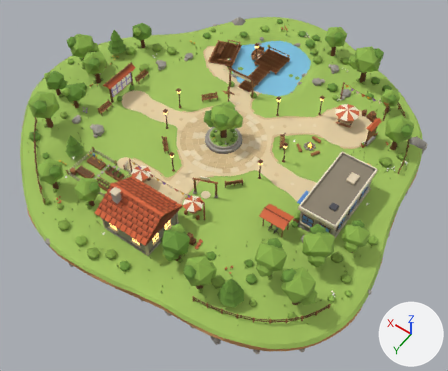
An edit to the glTF model public/playground/island.glb, drawn before and after from the same camera.
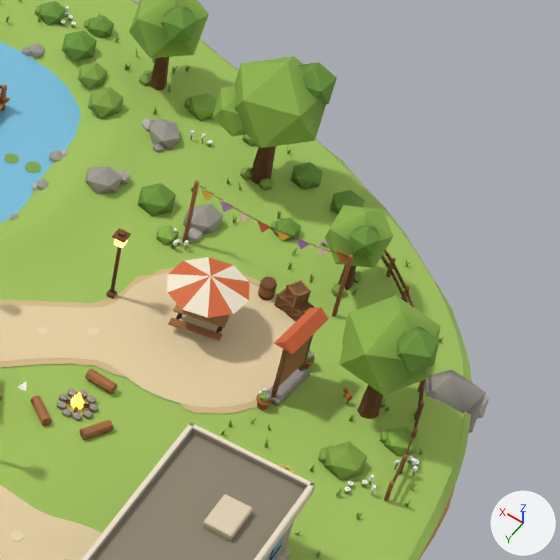
The first picture shows the older version from a camera (50 mm lens) standing at (-29.8, 41.7, 56.5) and looking at (-1.7, 2.3, -5.4). The close-ups show the older and then the newer version on the part from 64% to 100% of the width and 8% to 51% of the height of that picture. Only the edits that show in the close-ups are written down. Arrows for +X, +Y and +Z are at lower right; the lights stay in place. Where no turn or scale is listed for an object, it has been applied to the vertices.

The first close-up shows 'block_picnic_table', 'block_tree_19', 'block_tree_20', 'block_tree_21', 'block_tree_22', 'deco_bushes', 'deco_path_edge', 'lm_gallery', 'lm_poster', 'walk_ground', 'walk_path', 'water_pond' and 22 more.
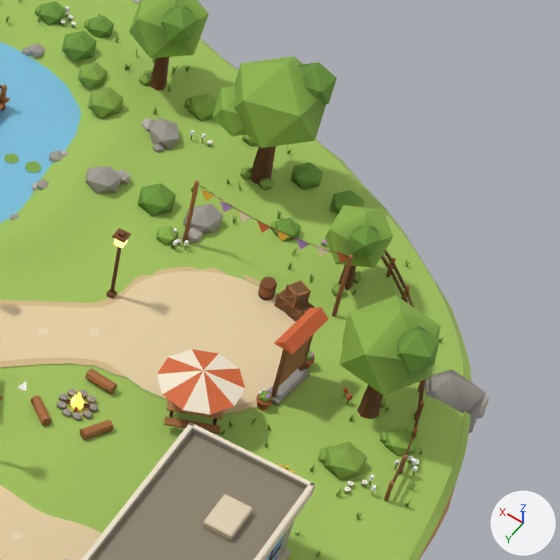
Changed parts and their boxes [x1, y1, x2, y2] in the close-ups (560 x 560 px):
'block_picnic_table', moved, turned
    before: [167, 257, 249, 341]
    after: [157, 349, 245, 434]

The change, as a list of edits to the scene's bpy script:
```text
Change ob_block_picnic_table:
    ob_block_picnic_table.location: (-10.7, -11.1, 0.0) -> (-12.65, -7.01, 0.0)
    ob_block_picnic_table.rotation_euler: (0.0, 0.0, 0.175) -> (0.0, 0.0, 0.4)  # degrees (0, 0, 10) -> degrees (0, 0, 23)
```
